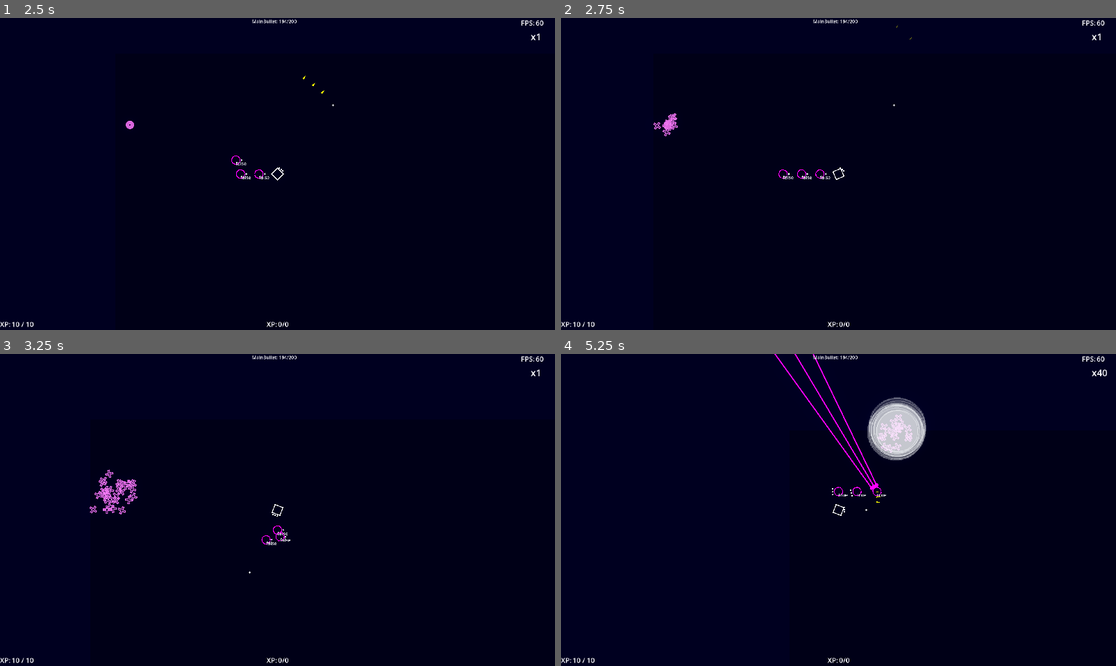
Above: before the commit, frames 1-4 (two rows, left to right).
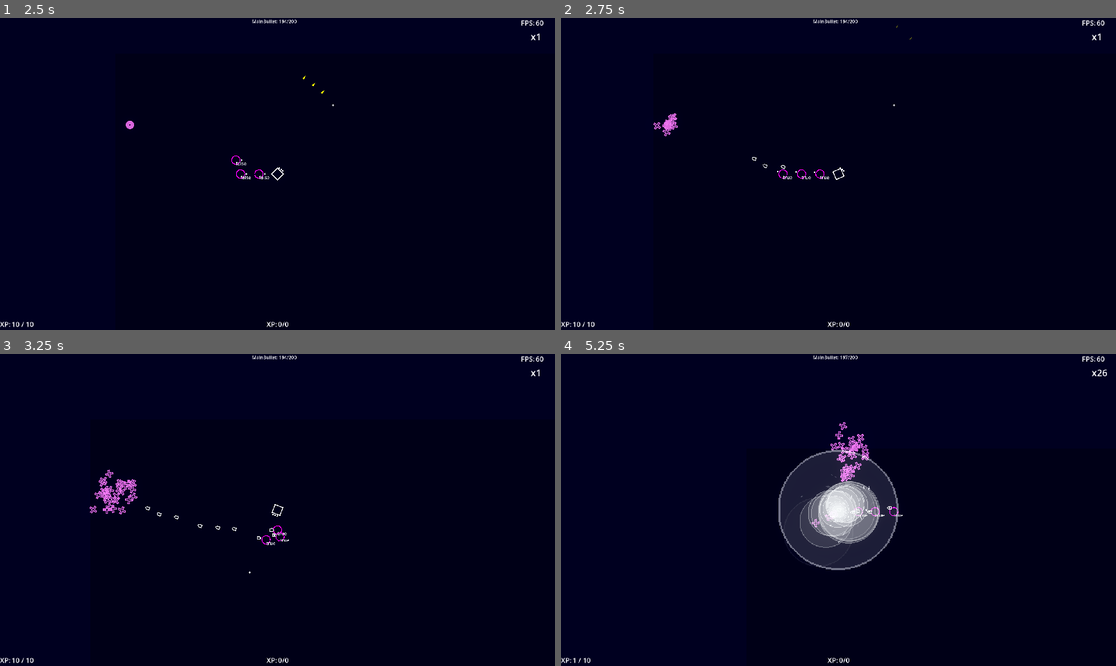
Above: after the commit, the same moments.

Repository: Toshiyuki-Murakami/sht
Game: Godot game, scene res://stage.tscn
The game is run twice, just before and just after one commit, with the same random seed, the same clock (stepped at 60 frames per second) and the same inputs.
Inputs (mouse positions are in pixels of both pictures, inside the frame that each line leads up to):
- Up to frame 1 (2.5 s): move the mouse to (399, 158) at 0.52 s; hold D (game_right) 0.53-1.28 s; click (399, 158) at 0.6 s; move the mouse to (166, 189) at 1.27 s; hold S (game_down) 1.28-2.03 s; right-click (166, 189) at 1.35 s; move the mouse to (333, 105) at 2.02 s; hold D (game_right) from 2.03 s (still down); click (333, 105) at 2.1 s
- Up to frame 2 (2.75 s): keep holding D (game_right)
- Up to frame 3 (3.25 s): move the mouse to (249, 572) at 2.77 s; release D (game_right) at 2.78 s; hold W (game_up) from 2.78 s (still down); right-click (249, 572) at 2.85 s
- Up to frame 4 (5.25 s): move the mouse to (1005, 556) at 3.52 s; release W (game_up) at 3.53 s; hold A (game_left) 3.53-5.03 s; click (1005, 556) at 3.6 s; move the mouse to (672, 463) at 4.27 s; right-click (672, 463) at 4.35 s; move the mouse to (866, 510) at 5.02 s; hold S (game_down) from 5.03 s (still down); click (866, 510) at 5.1 s

Frame 1 is identical in both runs. In frame 2, less than 0.1% of the frame differs, in the area x 34-49%, y 44-52%; in frame 3, 0.1%; in frame 4, 8.8%, in the area x 2-99%, y 0-100%.

Commit message:
missile追加

Diff:
--- a/Common/autoload/Scenes.gd
+++ b/Common/autoload/Scenes.gd
@@ -13,6 +13,7 @@
 	'enemy_bullet': preload("res://Entity/bullet/EnemyBullrt.tscn").instantiate(),
 	'enemy_bullet02': preload("res://Entity/bullet/EnemyBullrt02.tscn").instantiate(),
 	'laser01': preload("res://Entity/bullet/Laser01.tscn").instantiate(),
+	'missile01': preload("res://Entity/bullet/Missile01.tscn").instantiate(),
 
 	## effect
 	'effect_playerdeath': preload("res://Entity/Effect/Effect_PlayerDeath.tscn").instantiate(),
--- a/Entity/Animetion/Bullet/Anime_Laser01.tscn
+++ b/Entity/Animetion/Bullet/Anime_Laser01.tscn
@@ -42,7 +42,7 @@
 "times": PackedFloat32Array(0, 0.0666667, 0.7, 0.966667),
 "transitions": PackedFloat32Array(1, 1, 1, 1),
 "update": 0,
-"values": [Vector2(0, 0), Vector2(1.5, 1.5), Vector2(0.75, 0.75), Vector2(0, 0)]
+"values": [Vector2(0, 0), Vector2(1.5, 1.5), Vector2(0.75, 0.75), Vector2(0.1, 0.1)]
 }
 tracks/1/type = "value"
 tracks/1/imported = false
--- /dev/null
+++ b/Entity/Animetion/Bullet/Anime_Missile01.gd
@@ -0,0 +1 @@
+extends actor_animation
--- /dev/null
+++ b/Entity/Animetion/Bullet/Anime_Missile01.tscn
@@ -0,0 +1,28 @@
+[gd_scene load_steps=6 format=3 uid="uid://t2jyt88i5usn"]
+
+[ext_resource type="Script" path="res://Entity/Animetion/Bullet/Anime_Missile01.gd" id="1_ycptw"]
+[ext_resource type="Texture2D" uid="uid://dufdi1w4fnr5c" path="res://asset/missile.png" id="2_dxv45"]
+
+[sub_resource type="Animation" id="Animation_pct7s"]
+length = 0.001
+
+[sub_resource type="Animation" id="Animation_fke88"]
+resource_name = "action"
+
+[sub_resource type="AnimationLibrary" id="AnimationLibrary_ddvdw"]
+_data = {
+"RESET": SubResource("Animation_pct7s"),
+"action": SubResource("Animation_fke88")
+}
+
+[node name="Anime_Missile01" type="Node2D" node_paths=PackedStringArray("image_base")]
+script = ExtResource("1_ycptw")
+image_base = NodePath("image")
+
+[node name="image" type="Sprite2D" parent="."]
+texture = ExtResource("2_dxv45")
+
+[node name="AnimationPlayer" type="AnimationPlayer" parent="."]
+libraries = {
+"": SubResource("AnimationLibrary_ddvdw")
+}
--- a/Entity/Options/ChaseController.gd
+++ b/Entity/Options/ChaseController.gd
@@ -47,12 +47,20 @@
 		return true
 	## 対象グループ取得
 	var nodes_in_group = get_tree().get_nodes_in_group(target_group)
+	var min_dist:float = 9999.9
+	var min_node:actor_base = null
 	for _node in nodes_in_group:
-		if actor.global_position.distance_to(_node.global_position) <= target_in_radius:
-			is_chase = true
-			actor.target_actor = _node
-			actor.change_trigger.emit(trigger_base.TRIGGER_TYPES.FIRE, true)
-			return true
+		var _dist:float = actor.global_position.distance_to(_node.global_position)
+		if _dist <= target_in_radius:
+			if min_dist > _dist:
+				min_dist = _dist
+				min_node = _node
+
+	if min_node:
+		is_chase = true
+		actor.target_actor = min_node
+		actor.change_trigger.emit(trigger_base.TRIGGER_TYPES.FIRE, true)
+		return true
 
 	return false
 
--- a/Entity/Options/PoolController.gd
+++ b/Entity/Options/PoolController.gd
@@ -35,6 +35,11 @@
 		'key_name': 'laser01',
 		'size': 20,
 	},
+	'missile01': {
+		'key_name': 'missile01',
+		'size': 50,
+	},
+
 	'effect_playerdeath': {
 		'key_name': 'effect_playerdeath',
 		'size': 1,
--- a/Entity/Options/TargetController.gd
+++ b/Entity/Options/TargetController.gd
@@ -1,12 +1,17 @@
 extends actor_controller_base
 
 @onready var in_range: Area2D = $inRange
+@onready var collision_shape_2d: CollisionShape2D = $inRange/CollisionShape2D
+
+@export var attack_range:float = 300.0
 
 var targets:Array = []
 
 func _ready() -> void:
 	in_range.area_entered.connect(_on_area_entered)
 	in_range.area_exited.connect(_on_area_exited)
+	change_range(attack_range)
+
 
 func _process(_delta: float) -> void:
 	check_range()
@@ -18,9 +23,16 @@
 func _on_area_exited(_area:Area2D):
 	targets.erase(_area.actor)
 
+func _on_change_activate(_data:Dictionary = {}):
+	super(_data)
+
 func _on_change_deactivate():
 	super()
 	targets = []
+
+
+func change_range(_attack_range:float):
+	(collision_shape_2d.shape as CircleShape2D).radius = _attack_range
 
 func check_range():
 	var distance:float = 9999.9
--- a/Entity/PlayerOption.tscn
+++ b/Entity/PlayerOption.tscn
@@ -35,12 +35,11 @@
 
 [node name="WeaponTrigger" parent="FireController" node_paths=PackedStringArray("shotpoints") instance=ExtResource("9_xhgpk")]
 shotpoints = NodePath("../../ShotPoints")
-bullet_name = "laser01"
-cooltime = 4.0
-multi = 3
+bullet_name = "missile01"
+cooltime = 0.33
 multi_span = 10.0
-shot_after_hold = true
 
 [node name="TraceController" parent="." instance=ExtResource("8_wtqve")]
 
 [node name="TargetController" parent="." instance=ExtResource("9_5cxyc")]
+attack_range = 1000.0
--- /dev/null
+++ b/Entity/bullet/Missile01.gd
@@ -0,0 +1 @@
+extends bullet_base
--- /dev/null
+++ b/Entity/bullet/Missile01.tscn
@@ -0,0 +1,30 @@
+[gd_scene load_steps=7 format=3 uid="uid://dqy05ih7oqnya"]
+
+[ext_resource type="Script" path="res://Entity/bullet/Missile01.gd" id="1_m8id7"]
+[ext_resource type="PackedScene" uid="uid://cww5j0cca12k6" path="res://Entity/Options/HitSender.tscn" id="2_d8jua"]
+[ext_resource type="PackedScene" uid="uid://t2jyt88i5usn" path="res://Entity/Animetion/Bullet/Anime_Missile01.tscn" id="3_pd0ds"]
+[ext_resource type="PackedScene" uid="uid://cvc18aw7btj2b" path="res://Entity/Options/ChaseController.tscn" id="4_ols7w"]
+[ext_resource type="PackedScene" uid="uid://cfumwk2ml3vk3" path="res://Entity/Options/MoveController.tscn" id="5_lsktp"]
+
+[sub_resource type="RectangleShape2D" id="RectangleShape2D_hy6sm"]
+size = Vector2(16, 12)
+
+[node name="Missile01" type="Node2D"]
+script = ExtResource("1_m8id7")
+
+[node name="HitSender" parent="." instance=ExtResource("2_d8jua")]
+collision_layer = 2
+collision_mask = 16
+
+[node name="CollisionShape2D" type="CollisionShape2D" parent="HitSender"]
+shape = SubResource("RectangleShape2D_hy6sm")
+
+[node name="Anime_Missile01" parent="." instance=ExtResource("3_pd0ds")]
+
+[node name="ChaseController" parent="." instance=ExtResource("4_ols7w")]
+target_in_radius = 600.0
+target_group = "enemy"
+turn_speed = 10.0
+to_face = true
+
+[node name="MoveController" parent="." instance=ExtResource("5_lsktp")]
Binary file added: asset/missile.png
Not shown, added: asset/missile.png.import
